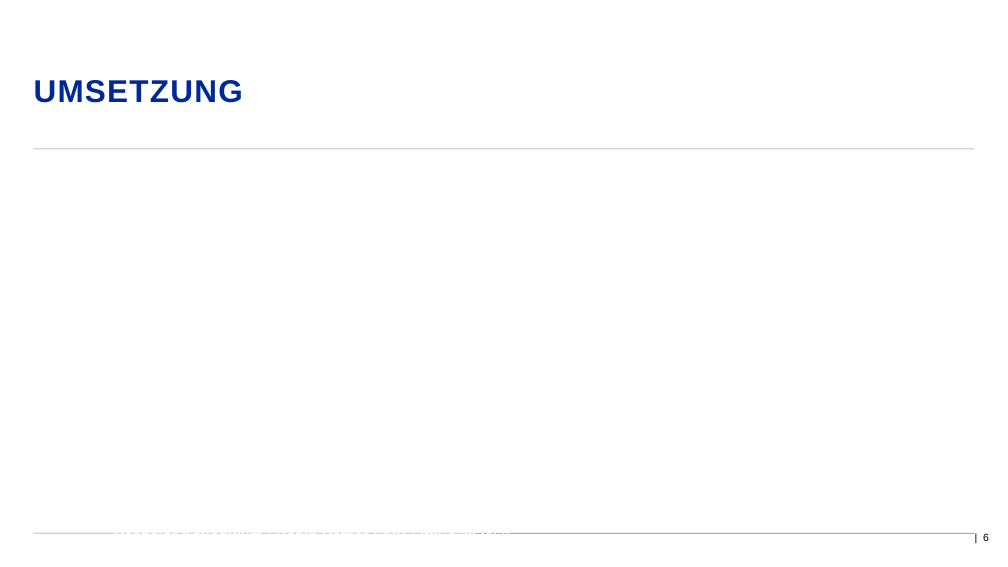
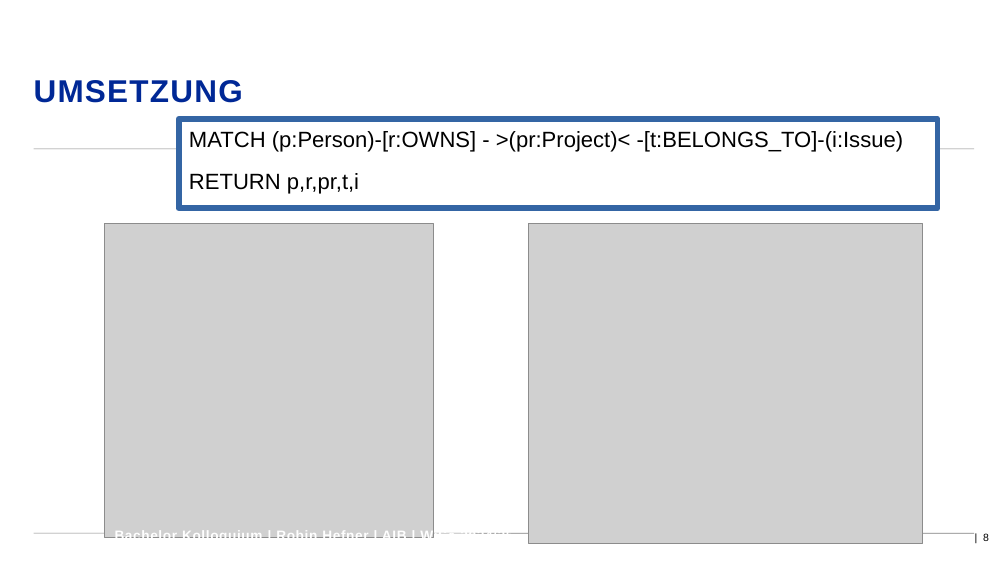
Before and after one commit to D4rkm4n215/Bachelorthesis, a slide deck: slide 8 of Thesis/Kolloquium/Präsentation_Hefner_Robin_206488.odp (slide 6 before the commit). Drawn at 1008x567 pixels with LibreOffice and Linux fonts; fonts in the diff are those of the drawing; grey boxes stand for pictures; background and template pictures are left out. Boxes give left, top, right and bottom in pixels: in the first picture for what was removed or moved away, otherwise in the second. Text is boxed around its words. In the diff, an @@ line names an element or a change of style, - is before the commit and + after.

```diff
--- a/Thesis/Kolloquium/Präsentation_Hefner_Robin_206488.odp
+++ b/Thesis/Kolloquium/Präsentation_Hefner_Robin_206488.odp
@@ rectangle added at (x1=178, y1=119, x2=938, y2=208), fill #FFFFFF, outline #3465A4 5.67 pt, 21 pt, text #000000 @@
+MATCH (p:Person)-[r:OWNS] - >(pr:Project)< -[t:BELONGS_TO]-(i:Issue)
+RETURN p,r,pr,t,i
@@ picture added at (x1=104, y1=223, x2=434, y2=537) @@
@@ picture added at (x1=529, y1=223, x2=923, y2=543) @@
```
Also in this commit, not shown: 3 other slides changed.
